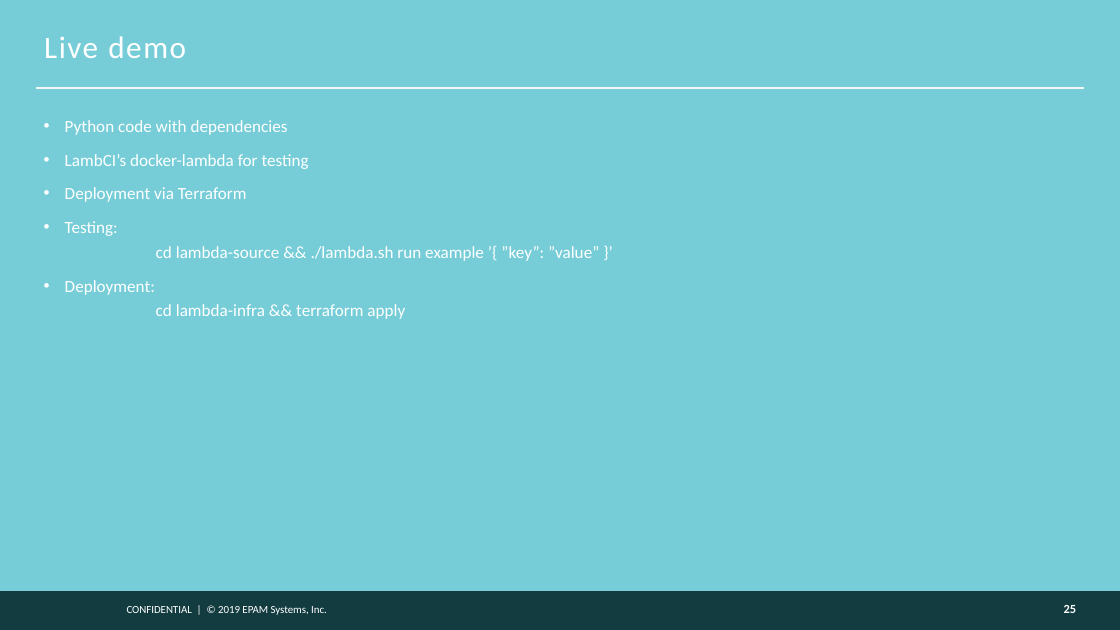
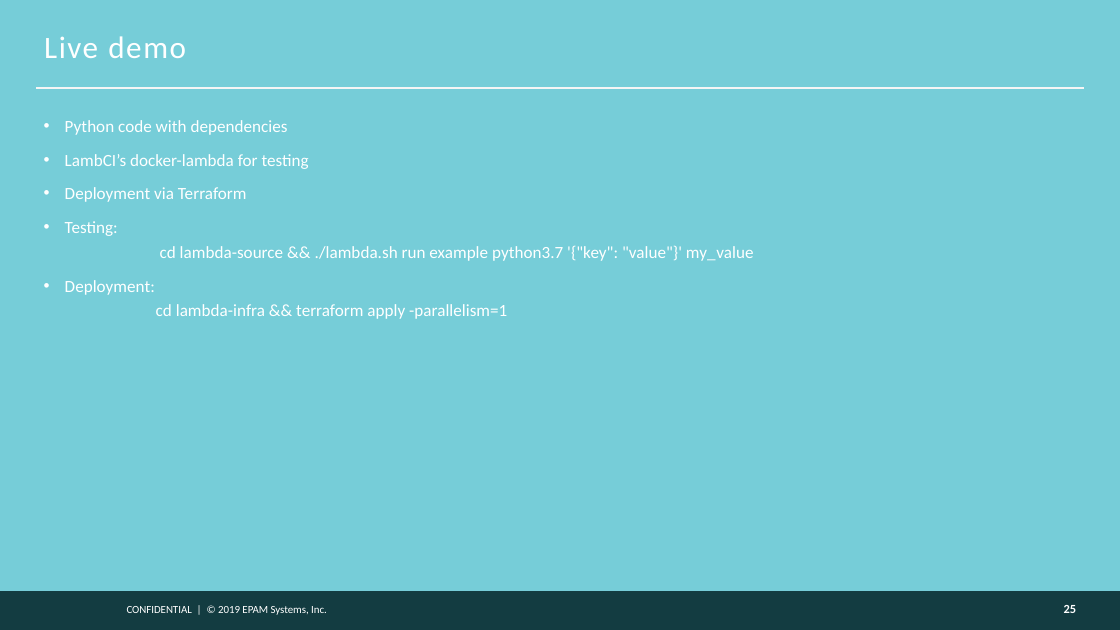
Before and after one commit to ChristophShyper/presentation-lambda, a slide deck: slide 25 of Presentation.pptx. Drawn at 1120x630 pixels with LibreOffice and Linux fonts; fonts in the diff are those of the drawing; background and template pictures are left out. Boxes give left, top, right and bottom in pixels: in the first picture for what was removed or moved away, otherwise in the second. Text is boxed around its words. In the diff, an @@ line names an element or a change of style, - is before the commit and + after.

Commit message:
Updated Terraform configuration

```diff
--- a/Presentation.pptx
+++ b/Presentation.pptx
@@ text at [65,221,754,319]: text changed @@
-• Testing:
-  cd lambda-source && ./lambda.sh run example ’{ ”key”: ”value” }’
-• Deployment:
-  cd lambda-infra && terraform apply
+• Testing:
+  cd lambda-source && ./lambda.sh run example python3.7 '{"key": "value"}' my_value
+• Deployment:
+  cd lambda-infra && terraform apply -parallelism=1
```
Also in this commit, not shown: 3 other slides changed, 3 other files.
